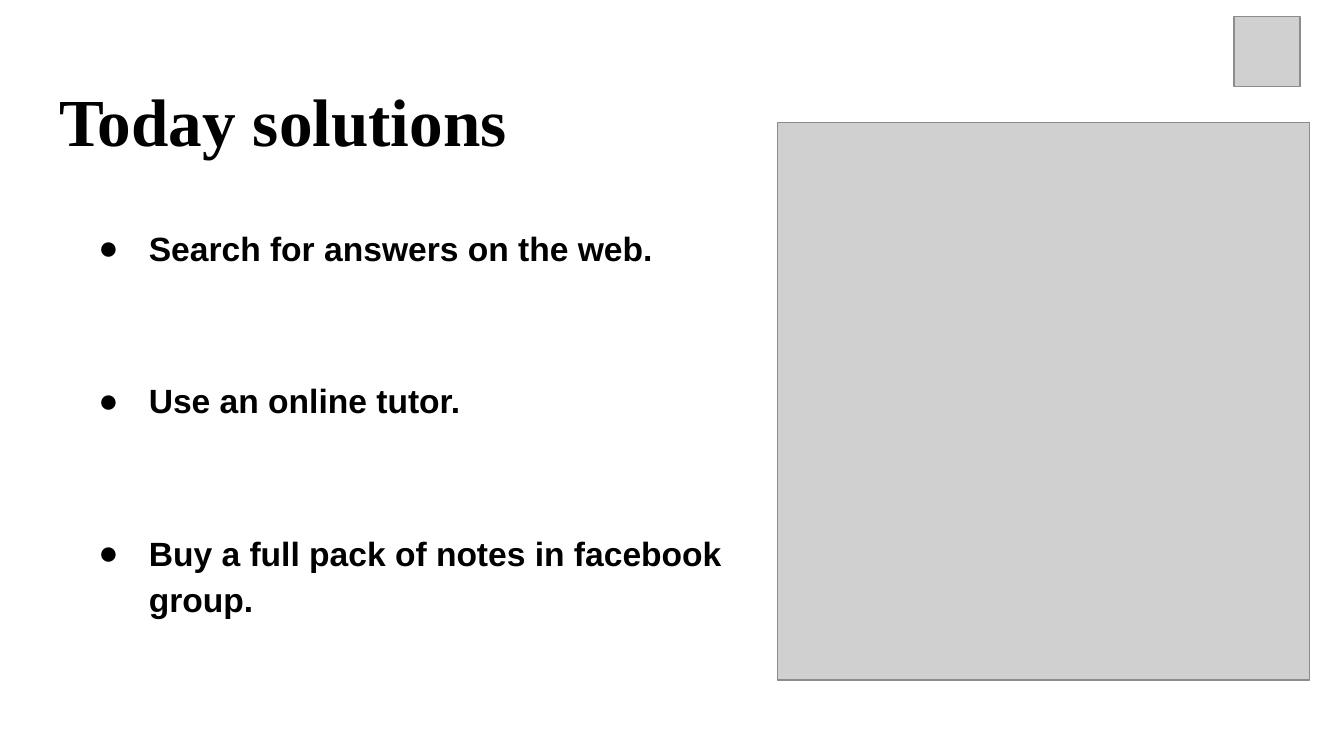
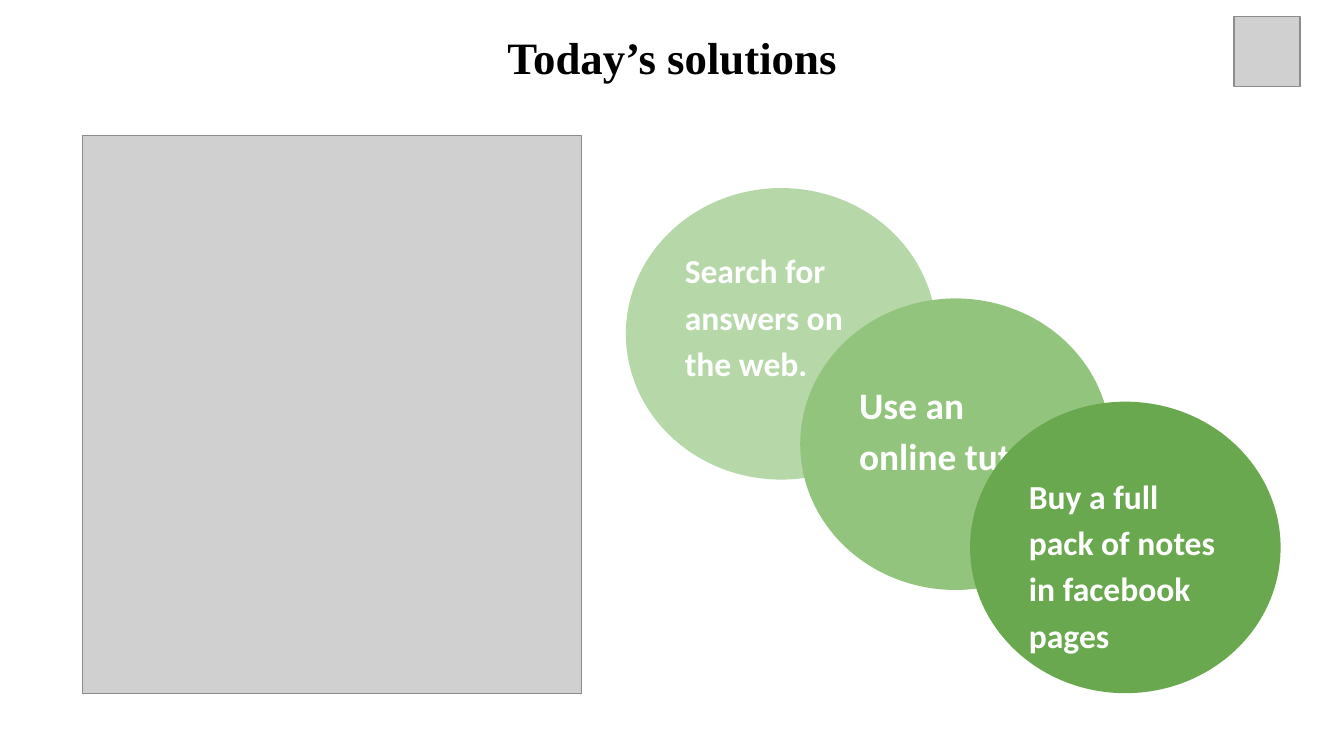
Before and after one commit to andreaardenti/Stusmart2, a slide deck: slide 4 of files/Final_Pitch.pptx. Drawn at 1344x756 pixels with LibreOffice and Linux fonts; fonts in the diff are those of the drawing; grey boxes stand for pictures. Boxes give left, top, right and bottom in pixels: in the first picture for what was removed or moved away, otherwise in the second. Text is boxed around its words. In the diff, an @@ line names an element or a change of style, - is before the commit and + after.

```diff
--- a/files/Final_Pitch.pptx
+++ b/files/Final_Pitch.pptx
@@ title at (x1=507, y1=43, x2=836, y2=84): text changed; size 36 to 24 pt @@
-Today solutions
+Today’s solutions
@@ picture resized from (x1=777, y1=122, x2=1309, y2=680) to (x1=83, y1=136, x2=582, y2=694) @@
@@ ellipse added at (x1=626, y1=188, x2=937, y2=480), fill #B6D7A8, 18 pt, text #FFFFFF, bold @@
+Search for answers on the web.
@@ text removed at (x1=149, y1=236, x2=721, y2=618) @@
-● Search for answers on the web.
-● Use an online tutor.
-● Buy a full pack of notes in facebook group.
@@ ellipse added at (x1=800, y1=298, x2=1110, y2=590), fill #93C47D, 20 pt, text #FFFFFF, bold @@
+Use an online tutor.
@@ ellipse added at (x1=970, y1=402, x2=1281, y2=694), fill #6AA84F, 18 pt, text #FFFFFF, bold @@
+Buy a full pack of notes in facebook pages
```
Also in this commit, not shown: 10 other slides changed, 1 slide added, 1 slide removed.
